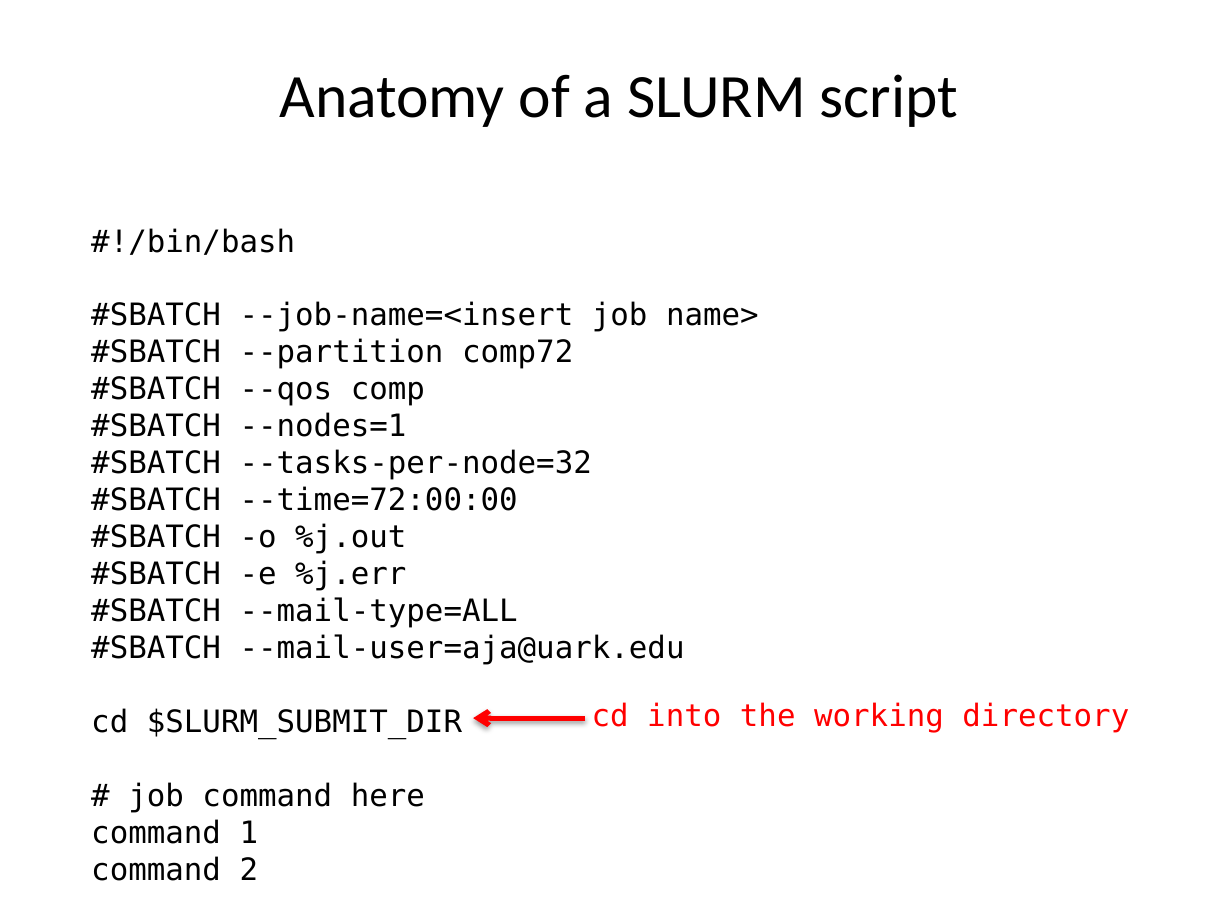
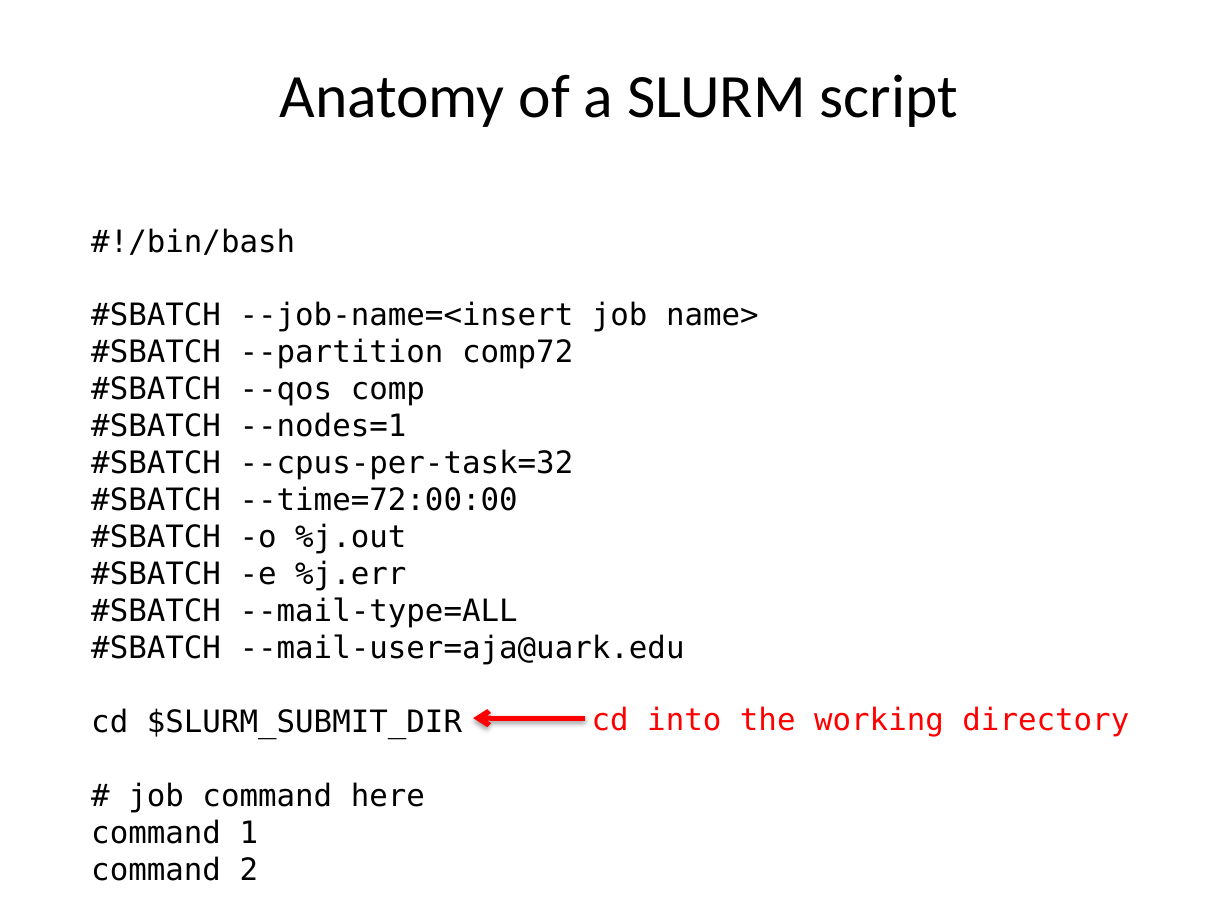
Before and after one commit to andrewalverson/BIOL51573-2026S, a slide deck: slide 19 of lectures/03_remote_computing.pptx. Drawn at 1232x924 pixels with LibreOffice and Linux fonts; fonts in the diff are those of the drawing. Boxes give left, top, right and bottom in pixels: in the first picture for what was removed or moved away, otherwise in the second. Text is boxed around its words. In the diff, an @@ line names an element or a change of style, - is before the commit and + after.

Commit message:
fixed cpus-per-node

```diff
--- a/lectures/03_remote_computing.pptx
+++ b/lectures/03_remote_computing.pptx
@@ text at box(91, 449, 574, 480): text changed @@
-#SBATCH --tasks-per-node=32
+#SBATCH --cpus-per-task=32
@@ text "cd into the working directory": place and size @@
-text "cd into the working directory" at box(592, 702, 1129, 733)
+text "cd into the working directory" at box(592, 706, 1129, 737)
```
Also in this commit, not shown: 9 other slides changed.
